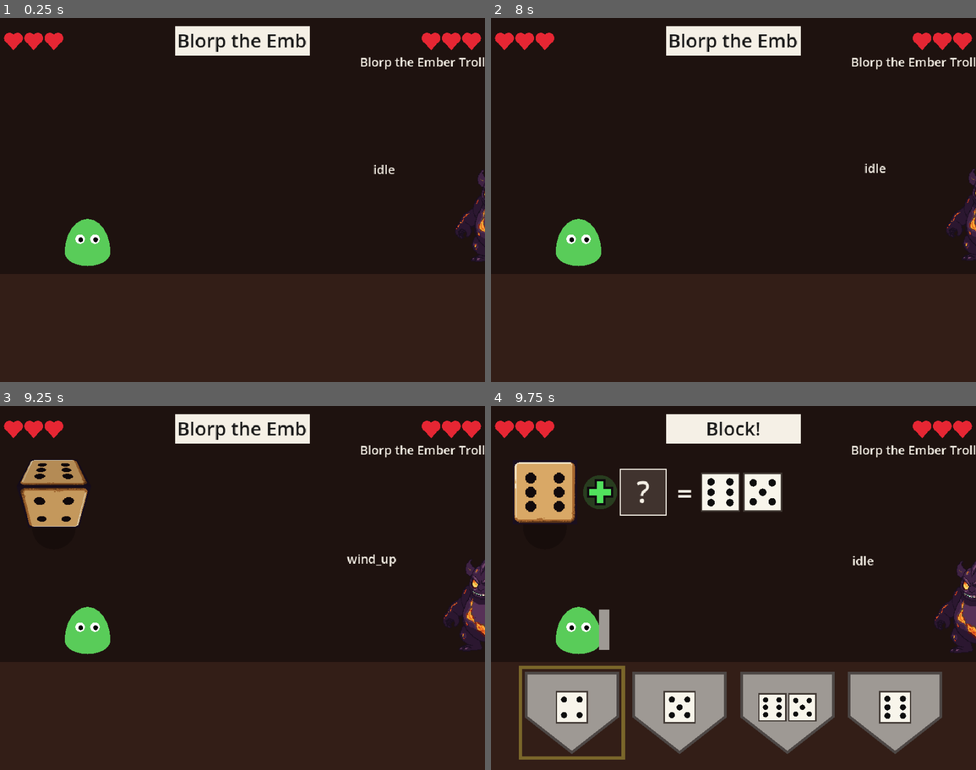
Above: before the commit, frames 1-4 (two rows, left to right).
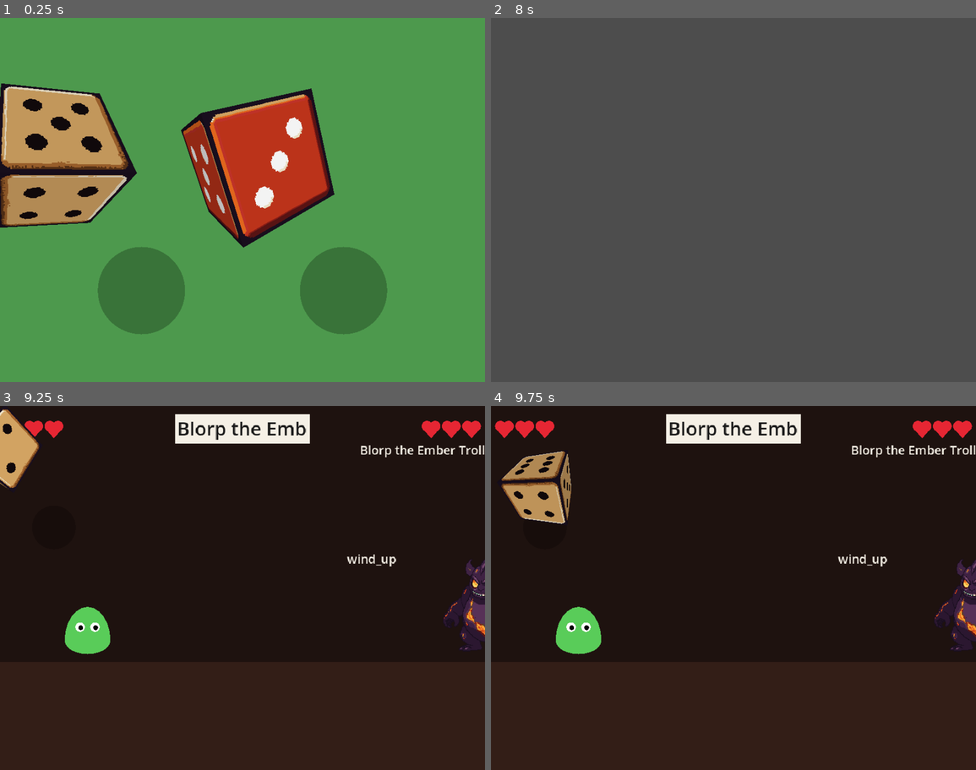
Above: after the commit, the same moments.

Repository: OmegaSyrus/Acorn-Mathematics
Game: Godot game, scene res://tools/stills/stills.tscn
The game is run twice, just before and just after one commit, with the same random seed, the same clock (stepped at 60 frames per second) and the same inputs. This scene is started directly instead of the project's main scene.
Inputs (mouse positions are in pixels of both pictures, inside the frame that each line leads up to):
- Up to frame 1 (0.25 s): no input
- Up to frame 2 (8 s): tap Enter at 0.5, 3.6 s; move the mouse to (840, 181) at 0.52 s; hold Right (move_right) 0.53-1.25 s; tap Space (pick) at 0.6, 2.3, 3.8, 5.1, 6.8 s; click (840, 181) at 0.67 s; drag from (636, 218) to (709, 272) at 1.27 s; move the mouse to (782, 119) at 2.02 s; hold Right (move_right) 2.03-2.75 s; tap R (repeat) at 2.1, 6.6 s; drag from (709, 272) to (588, 145) at 2.77 s; move the mouse to (879, 254) at 3.52 s; hold Left (move_left) 3.53-4.25 s; drag from (588, 145) to (660, 109) at 4.27 s; move the mouse to (757, 200) at 5.02 s; hold Escape (back) 5.03-5.75 s; click (757, 200) at 5.17 s; drag from (660, 109) to (636, 218) at 5.77 s; move the mouse to (840, 181) at 6.52 s; hold Up (move_up) 6.53-7.25 s; drag from (636, 218) to (709, 272) at 7.27 s
- Up to frame 3 (9.25 s): move the mouse to (291, 507) at 8.02 s; hold Escape (back) 8.03-8.75 s; tap Enter at 8.1 s; tap Space (pick) at 8.3 s; drag from (218, 660) to (97, 533) at 8.77 s
- Up to frame 4 (9.75 s): move the mouse to (879, 642) at 9.52 s; hold Up (move_up) from 9.53 s (still down); tap Space (pick) at 9.6 s; click (879, 642) at 9.67 s

The runs differ from the first frame. In frame 1, 97% of the frame differs, in the area x 0-100%, y 0-100%; in frame 2, 100%; in frame 3, 3.0%; in frame 4, 21%.

Commit message:
Solid die cube; Acorn fights pick a numeral for the dots
- Cull faces by perspective (normal.z > 1/FOCAL) and draw back to front, so
  no face shows through another or pops
- Acorn: the rolled die keeps its dots and the shields show numerals
  (choice_style NUMERALS); drop the numeral die, its spin and blank faces

Co-Authored-By: Claude Opus 5.5 <noreply@anthropic.com>
Claude-Session: https://claude.ai/code/session_014STuJCJ9Wk57JsuLZV3TRc

Diff:
--- a/game/fight/fight_screen.gd
+++ b/game/fight/fight_screen.gd
@@ -101,7 +101,6 @@
 		revealed = true
 		for d in dice:
 			if d.visible:
-				d.reveal_dots()
 				d.show_numeral()
 		_say(str(out["answer"]))
 		if out["right"]:
@@ -141,7 +140,6 @@
 		if not d.visible:
 			continue
 		d.slip = atk.kind == Attack.Kind.MOVE_AND_SLIP and i == 1
-		d.numeral_face = fight.attack_style() == Fight.AttackStyle.NUMERAL
 		d.position = Vector2(xs[i], DICE_Y)
 		d.roll_to(atk.dice[i], 0.12 * i)
 	Beeper.roll()
@@ -153,7 +151,7 @@
 		if all_on:
 			break
 	for i in atk.dice.size():
-		dice[i].countable = not dice[i].numeral_face
+		dice[i].countable = true
 	monster_state = "idle"
 	shields_shown = true
 	_say("Block!")
--- a/game/ui/die_view.gd
+++ b/game/ui/die_view.gd
@@ -4,9 +4,9 @@
 ## through the roll and the face that lands is the same 96 px art.
 ## While face on, the child can tap each dot to count it.
 ##
-## numeral_face: the faces show numerals on blank art instead of dots (the
-## Acorn fight attack, where the child matches the number to dots). reveal_dots()
-## flips it over to the dots after the answer.
+## The cube is solid: a face is drawn only when it really faces the camera
+## (under perspective that is normal.z > 1 / FOCAL, not > 0), and the faces
+## that are drawn go back to front, so none shows through another or pops.
 extends Node2D
 
 signal landed
@@ -46,10 +46,6 @@
 	set(v):
 		slip = v
 		_load_art()
-var numeral_face := false:
-	set(v):
-		numeral_face = v
-		queue_redraw()
 var value := 1
 var face_on := false
 var countable := false
@@ -60,7 +56,7 @@
 var q := Quaternion.IDENTITY
 var offset := Vector2.ZERO
 var lit := []
-## face value -> Texture2D (96 x 96, pips at 27/48/69 px), plus "blank".
+## face value -> Texture2D (96 x 96, pips at 27/48/69 px).
 var face_art := {}
 var _frames := {}  # face value -> [normal, tangent, bitangent] in die space
 var _cosmetic := RandomNumberGenerator.new()  # look only, never game logic
@@ -78,7 +74,7 @@
 
 func _load_art() -> void:
 	var kind := "red" if slip else "wood"
-	face_art = {"blank": load(ART + "die-%s-blank.png" % kind)}
+	face_art = {}
 	for v in range(1, 7):
 		face_art[v] = load(ART + "die-%s-%d.png" % [kind, v])
 	queue_redraw()
@@ -148,25 +144,6 @@
 	create_tween().tween_property(self, "numeral_alpha", 1.0, 0.4)
 
 
-## A numeral die turns once on the spot and comes back round showing dots,
-## so the child sees how many the number was.
-func reveal_dots() -> void:
-	if not numeral_face:
-		return
-	var q_final := face_quat(value)
-	var spin := func(t: float) -> void:
-		q = q_final * Quaternion(Vector3.UP, TAU * t)
-		if t >= 0.5:
-			numeral_face = false
-		queue_redraw()
-	var tw := create_tween()
-	tw.tween_method(spin, 0.0, 1.0, 0.45).set_trans(Tween.TRANS_SINE).set_ease(Tween.EASE_IN_OUT)
-	await tw.finished
-	q = q_final
-	numeral_face = false
-	queue_redraw()
-
-
 func _reset_lit() -> void:
 	lit = []
 	for i in DiceDraw.PIPS[value].size():
@@ -187,17 +164,16 @@
 
 func _draw() -> void:
 	draw_circle(Vector2(0, HALF * 1.45), HALF * 0.9, Color(0, 0, 0, 0.25))
+	var front := []
 	for v in _frames:
-		var fr: Array = _frames[v]
-		var n: Vector3 = fr[0]
-		var shade := (q * n).z
-		if shade <= 0.02:
-			continue
-		var light := 0.55 + 0.45 * shade
-		_draw_art_face(v, Color(light, light, light))
-		if numeral_face:
-			_draw_face_numeral(v, light)
-	if face_on and not numeral_face:
+		var nz := (q * (_frames[v][0] as Vector3)).z
+		if nz > 1.0 / FOCAL + 0.001:
+			front.append([nz, v])
+	front.sort_custom(func(a, b): return a[0] < b[0])
+	for f in front:
+		var light: float = 0.55 + 0.45 * f[0]
+		_draw_art_face(f[1], Color(light, light, light))
+	if face_on:
 		var pts: Array = ART_PIPS[value]
 		for i in pts.size():
 			if lit[i]:
@@ -222,7 +198,7 @@
 	var corners := PackedVector2Array([
 		_project(n - t + b), _project(n + t + b), _project(n + t - b), _project(n - t - b)])
 	draw_colored_polygon(corners, ART_EDGE * light)
-	var tex: Texture2D = face_art["blank" if numeral_face else v]
+	var tex: Texture2D = face_art[v]
 	var cols := PackedColorArray([light])
 	for i in GRID:
 		for j in GRID:
@@ -238,18 +214,6 @@
 			draw_polygon(pts, cols, uvs, tex)
 
 
-## A big numeral printed on face v, carried by the face's own skew.
-func _draw_face_numeral(v: int, light: float) -> void:
-	var o := _on_face(v, Vector2.ZERO)
-	var x_axis := (_on_face(v, Vector2(48, 0)) - o) / 48.0
-	var y_axis := (_on_face(v, Vector2(0, 48)) - o) / 48.0
-	draw_set_transform_matrix(Transform2D(x_axis, y_axis, o))
-	var col := Color(1, 1, 1) if slip else Color(0.12, 0.07, 0.1)
-	draw_string(ThemeDB.fallback_font, Vector2(-48, 24), str(v), HORIZONTAL_ALIGNMENT_CENTER, 96, 68,
-			col * Color(light, light, light))
-	draw_set_transform_matrix(Transform2D.IDENTITY)
-
-
 ## Face-on pip centers in local coordinates, for tap-to-count.
 func pip_points() -> Array:
 	var out := []
@@ -259,7 +223,7 @@
 
 
 func _unhandled_input(event: InputEvent) -> void:
-	if not (countable and face_on and visible) or numeral_face:
+	if not (countable and face_on and visible):
 		return
 	if not Pointer.is_press(event):
 		return
--- a/logic/fight/fight.gd
+++ b/logic/fight/fight.gd
@@ -14,14 +14,12 @@
 
 enum State { WIND_UP, RESOLVING, WON, LOST }
 
-## What the choices look like on screen. Monster fights use dice faces;
-## the miniboss duel uses big plain numerals.
+## What the choices look like on screen. Monster fights use dice faces,
+## except at Acorn: there the rolled die shows dots and the shields show big
+## numerals, so the child picks the number that matches the dots instead of
+## matching dots to the same dots (Terrence, 2026-10-28). The miniboss duel
+## uses numerals at every grade.
 enum ChoiceStyle { DICE, NUMERALS }
-
-## How the monster's dice are shown. Acorn monster fights print a numeral on
-## the die and the shields show dots, so the child matches a number to a
-## count instead of dots to the same dots. Everywhere else the dice show dots.
-enum AttackStyle { DOTS, NUMERAL }
 
 ## What losing costs. The path layer acts on this; the fight only reports it.
 enum OnLoss { RESTART_AREA, RESTART_DUEL }
@@ -52,6 +50,8 @@
 	monster_id = p_monster_id
 	monster_max_hearts = p_monster_hearts
 	monster_hearts = p_monster_hearts - (1 if first_strike else 0)
+	if grade == GradesLib.Grade.ACORN:
+		choice_style = ChoiceStyle.NUMERALS
 	assert(monster_hearts >= 1, "Fight: monster must start with a heart")
 	_wind_up()
 
@@ -104,9 +104,3 @@
 func _wind_up() -> void:
 	attack = AttackGen.generate(rng, grade)
 	state = State.WIND_UP
-
-
-func attack_style() -> int:
-	if grade == GradesLib.Grade.ACORN and choice_style == ChoiceStyle.DICE:
-		return AttackStyle.NUMERAL
-	return AttackStyle.DOTS
--- a/tests/fight/test_attack_style.gd
+++ /dev/null
@@ -1,31 +0,0 @@
-extends "res://tests/fight/fight_test_base.gd"
-## How the monster's dice are shown (Terrence, 2026-10-28): at Acorn a plain
-## match of dots to dots was too simple, so the die shows a numeral and the
-## shields show dots. Other grades, and the duel, keep dots on the dice.
-
-const Fight = preload("res://logic/fight/fight.gd")
-const Duel = preload("res://logic/fight/duel.gd")
-const GradesLib = preload("res://logic/core/grades.gd")
-const SeededRng = preload("res://logic/core/rng.gd")
-
-
-func test_acorn_fight_shows_a_numeral_and_dot_choices() -> bool:
-	var f = Fight.new(SeededRng.new(5), GradesLib.Grade.ACORN, "blorp", 3)
-	check(f.attack_style() == Fight.AttackStyle.NUMERAL, "Acorn monster dice show a numeral")
-	check(f.choice_style == Fight.ChoiceStyle.DICE, "Acorn shields still show dots")
-	return true
-
-
-func test_other_grades_show_dots() -> bool:
-	for g in [GradesLib.Grade.SPROUT, GradesLib.Grade.SAPLING, GradesLib.Grade.OAK]:
-		var f = Fight.new(SeededRng.new(5), g, "blorp", 3)
-		check(f.attack_style() == Fight.AttackStyle.DOTS, "grade %d dice show dots" % g)
-	return true
-
-
-func test_duel_keeps_dots_on_the_dice() -> bool:
-	# the duel already crosses over: dots on the dice, numerals on the choices
-	for g in [GradesLib.Grade.ACORN, GradesLib.Grade.OAK]:
-		var d = Duel.new(SeededRng.new(5), g, "lava_miniboss")
-		check(d.attack_style() == Fight.AttackStyle.DOTS, "grade %d duel dice show dots" % g)
-	return true
--- /dev/null
+++ b/tests/fight/test_choice_style.gd
@@ -0,0 +1,31 @@
+extends "res://tests/fight/fight_test_base.gd"
+## How the choices are shown (Terrence, 2026-10-28): at Acorn a plain match
+## of dots to dots was too simple, so the rolled die keeps its dots and the
+## shields show numerals; the child picks the number that matches the dots.
+## Other grades keep dice faces on the shields; the duel is numerals everywhere.
+
+const Fight = preload("res://logic/fight/fight.gd")
+const Duel = preload("res://logic/fight/duel.gd")
+const GradesLib = preload("res://logic/core/grades.gd")
+const SeededRng = preload("res://logic/core/rng.gd")
+
+
+func test_acorn_fight_picks_a_numeral() -> bool:
+	var f = Fight.new(SeededRng.new(5), GradesLib.Grade.ACORN, "blorp", 3)
+	check(f.choice_style == Fight.ChoiceStyle.NUMERALS, "Acorn shields show numerals")
+	check(f.attack.dice.size() == 1 and f.attack.answer == f.attack.dice[0], "the answer is the die's count")
+	return true
+
+
+func test_other_grades_pick_dice_faces() -> bool:
+	for g in [GradesLib.Grade.SPROUT, GradesLib.Grade.SAPLING, GradesLib.Grade.OAK]:
+		var f = Fight.new(SeededRng.new(5), g, "blorp", 3)
+		check(f.choice_style == Fight.ChoiceStyle.DICE, "grade %d shields show dice faces" % g)
+	return true
+
+
+func test_duel_picks_numerals_at_every_grade() -> bool:
+	for g in [GradesLib.Grade.ACORN, GradesLib.Grade.OAK]:
+		var d = Duel.new(SeededRng.new(5), g, "lava_miniboss")
+		check(d.choice_style == Fight.ChoiceStyle.NUMERALS, "grade %d duel shows numerals" % g)
+	return true
--- a/tests/test_dice_look.gd
+++ b/tests/test_dice_look.gd
@@ -28,7 +28,7 @@
 
 func test_die_art_exists_for_every_face() -> bool:
 	for kind in ["wood", "red"]:
-		for f in ["1", "2", "3", "4", "5", "6", "blank"]:
+		for f in ["1", "2", "3", "4", "5", "6"]:
 			var path := "res://art/lava/die-%s-%s.png" % [kind, f]
 			var tex = load(path)
 			check(tex != null and tex.get_size() == Vector2(96, 96), path + " is a 96 px face")
--- a/tools/stills/stills.gd
+++ b/tools/stills/stills.gd
@@ -1,10 +1,12 @@
-## Saves stills of the fight screen per grade, for checking looks.
+## Saves stills of a tumbling die and of the fight screen per grade, for
+## checking looks.
 ##   xvfb-run godot --path . --rendering-driver opengl3 res://tools/stills/stills.tscn -- --out=/tmp/shots
 extends Node2D
 
 const SeededRng := preload("res://logic/core/rng.gd")
 const FightScreen := preload("res://game/fight/fight_screen.gd")
 const InputSetup := preload("res://game/input_setup.gd")
+const DieView := preload("res://game/ui/die_view.gd")
 
 var out_dir := "/tmp"
 
@@ -17,6 +19,25 @@
 	var stage := Node2D.new()
 	add_child(stage)
 	stage.position = ((get_viewport_rect().size - Vector2(960, 540)) / 2.0).round()
+	var bg := ColorRect.new()
+	bg.color = Color(0.3, 0.6, 0.3)
+	bg.size = Vector2(960, 540)
+	stage.add_child(bg)
+	var dice := []
+	for i in 2:
+		var d := DieView.new()
+		d.scale = Vector2(2, 2)
+		d.position = Vector2(330 + i * 300, 300)
+		stage.add_child(d)
+		d.slip = i == 1
+		d.roll_to(5 - i)
+		dice.append(d)
+	for k in 16:
+		await _frames(3)
+		_shot("die-%02d" % k)
+	for d in dice:
+		d.queue_free()
+	bg.queue_free()
 	for g in [1, 2, 3, 4]:
 		var f := FightScreen.new()
 		f.setup(SeededRng.new(77 + g), g, "blorp" if g % 2 == 1 else "craggy")
Binary file removed: art/lava/die-red-blank.png
Binary file removed: art/lava/die-wood-blank.png
Not shown, removed: tests/fight/test_attack_style.gd.uid
Not shown, added: tests/fight/test_choice_style.gd.uid
Not shown, changed: logic/fight/README.md
